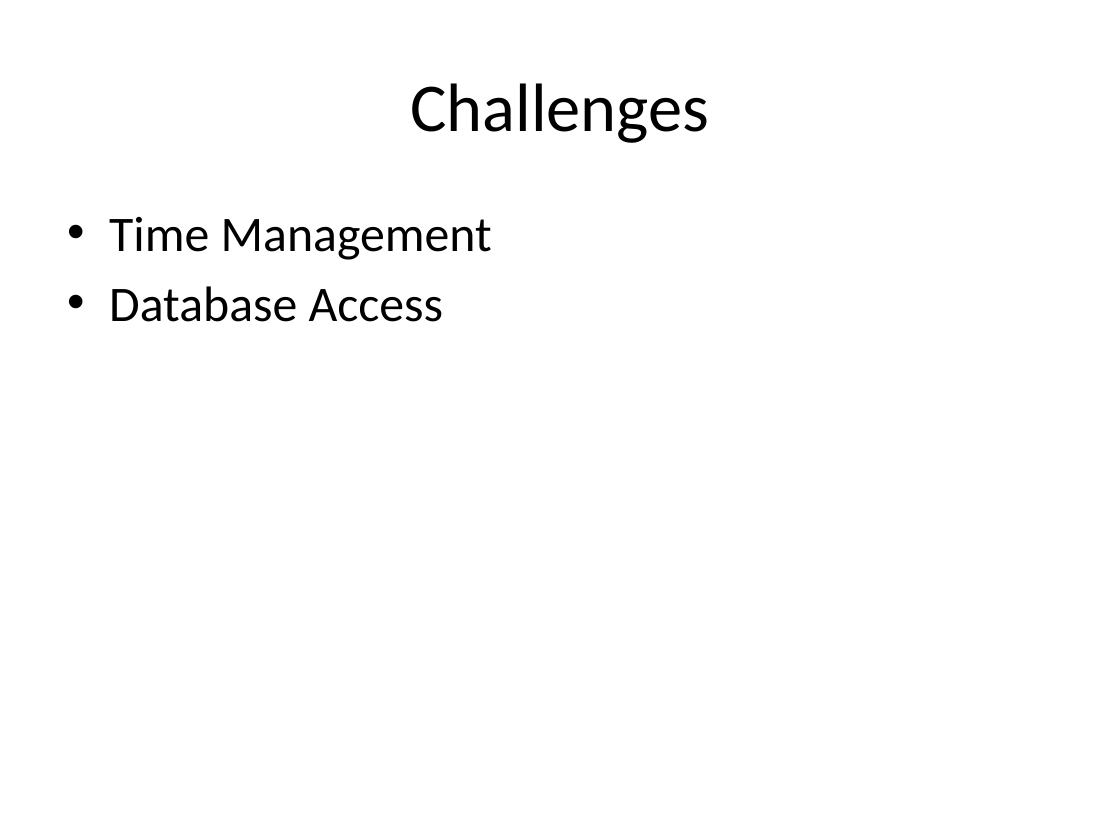
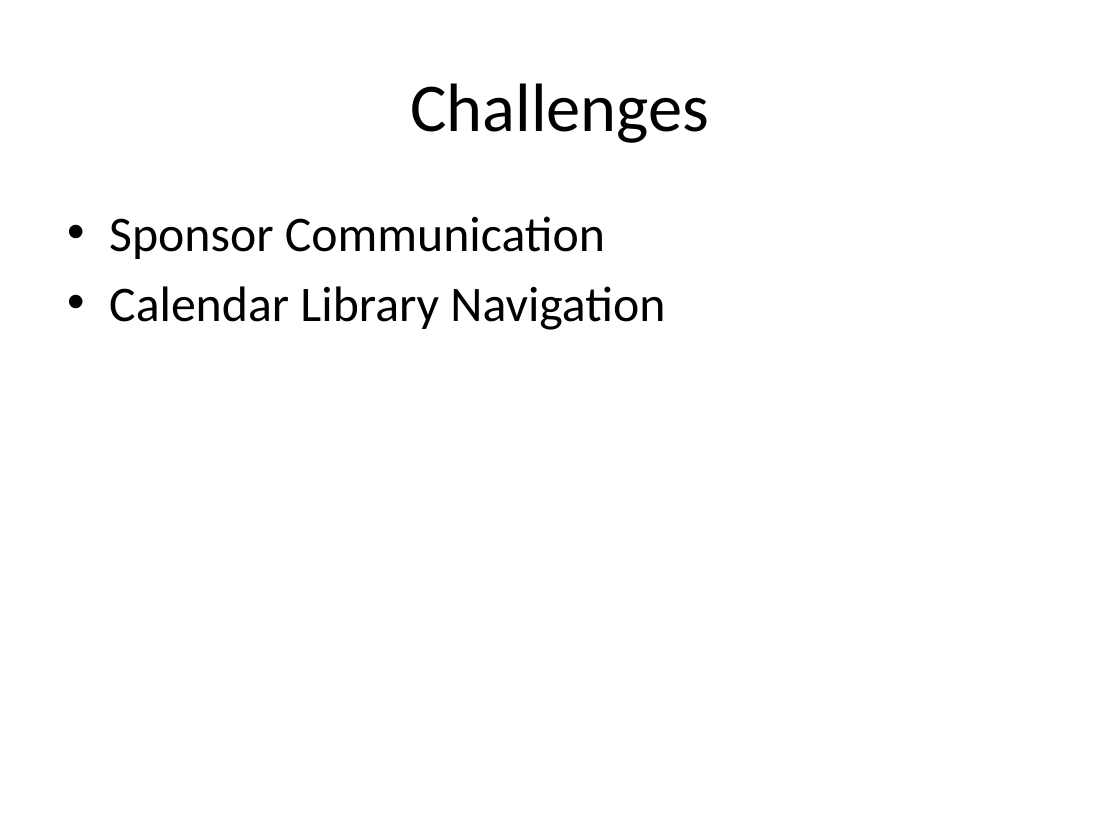
Before and after one commit to telepresencebot2/Transportation-For-Visually-Impaired, a slide deck: slide 7 of Cycle1DOC/CycleOnePresentation.pptx. Drawn at 1120x840 pixels with LibreOffice and Linux fonts; fonts in the diff are those of the drawing; background and template pictures are left out. Boxes give left, top, right and bottom in pixels: in the first picture for what was removed or moved away, otherwise in the second. Text is boxed around its words. In the diff, an @@ line names an element or a change of style, - is before the commit and + after.

```diff
--- a/Cycle1DOC/CycleOnePresentation.pptx
+++ b/Cycle1DOC/CycleOnePresentation.pptx
@@ text at [109, 216, 665, 330]: text changed @@
-• Time Management
-• Database Access
+• Sponsor Communication
+• Calendar Library Navigation
```
Also in this commit, not shown: 6 other slides changed, 3 other files.
